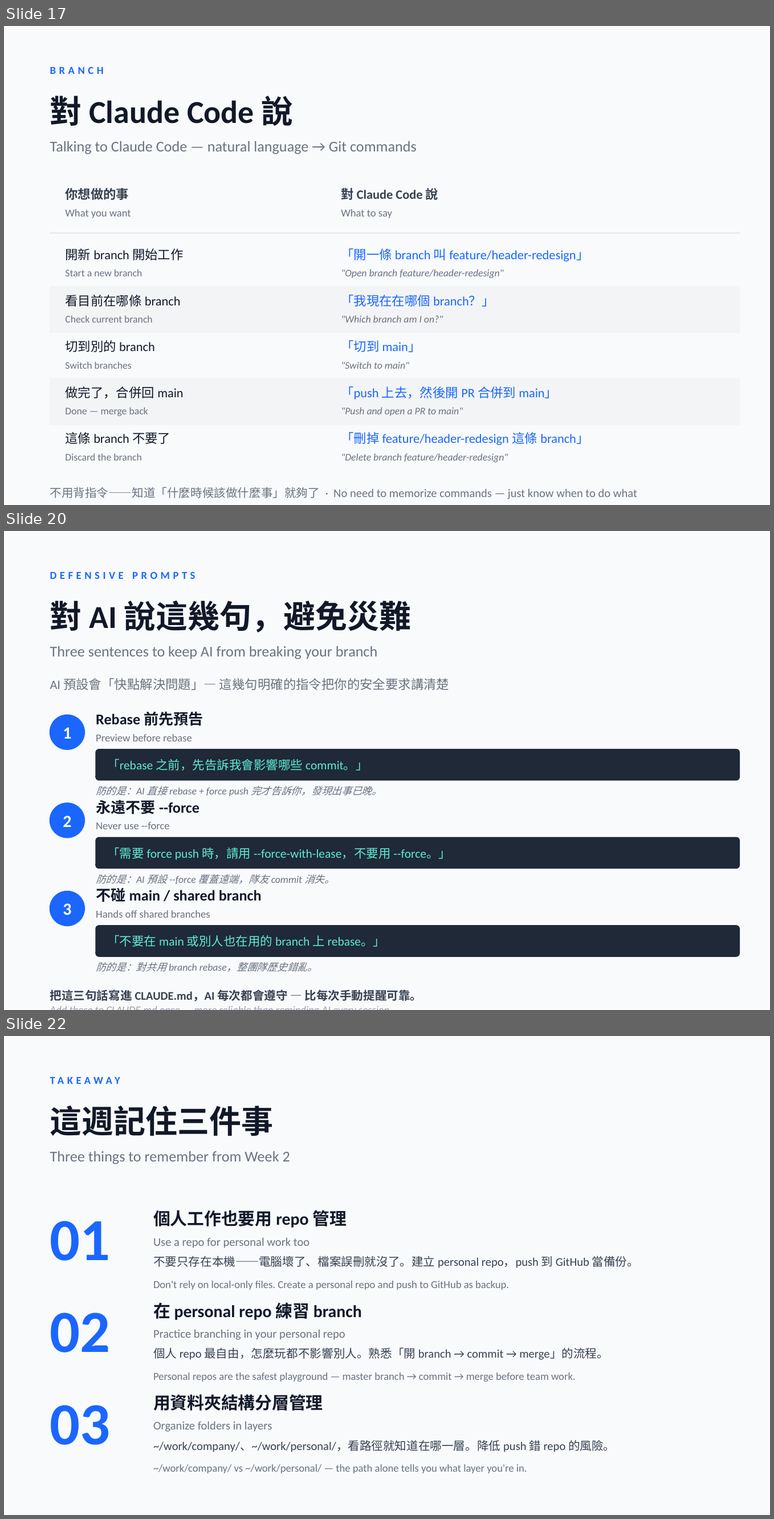
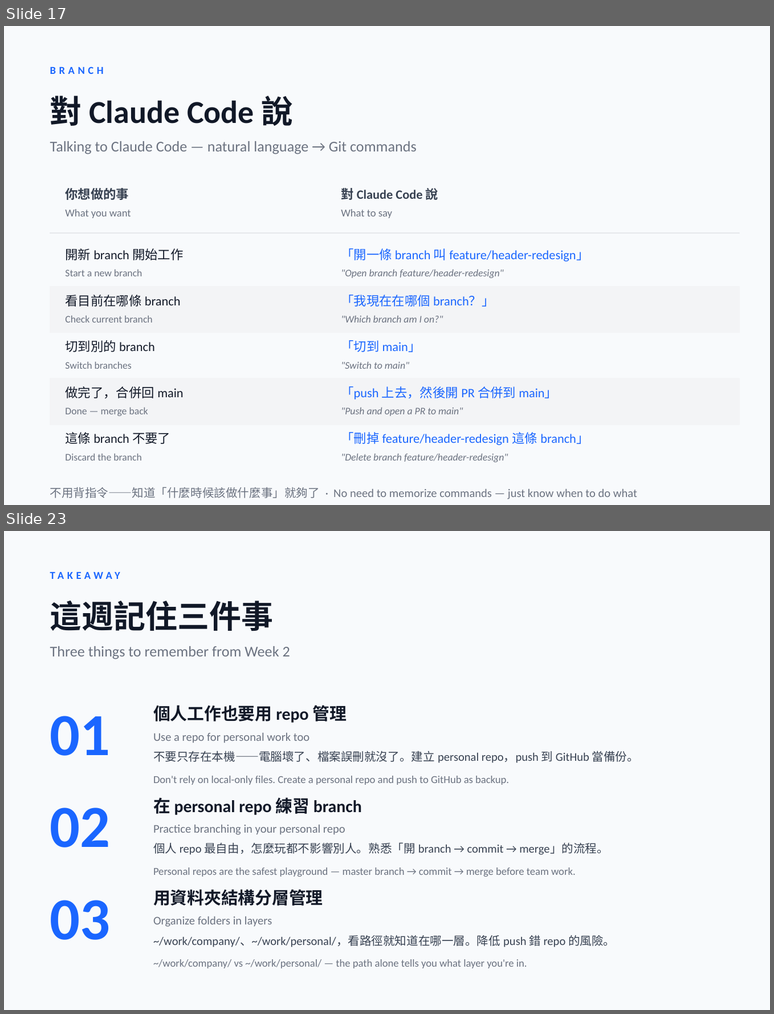
Before and after one commit to JiaWen-Shen/AI-design, a slide deck: proposals/week2-git-architecture.pptx. Shown one above the other, each under a label of ours: slides 17, 20 and 22 before the commit, slides 17 and 23 after it; the slides between them are not shown. The pictures are 774x1519 and 774x1014 pixels, drawn with LibreOffice and Linux fonts; fonts in the diff are those of the drawing. Boxes give left, top, right and bottom in pixels: in the first picture for what was removed or moved away, otherwise in the second. Text is boxed around its words. In the diff, an @@ line names an element or a change of style, - is before the commit and + after.

```diff
--- a/proposals/week2-git-architecture.pptx
+++ b/proposals/week2-git-architecture.pptx
@@ slide 20 removed at bbox=[4, 531, 770, 1010], background #F8FAFC @@
@@ text removed at bbox=[50, 571, 195, 579] @@
-DEFENSIVE PROMPTS
@@ text removed at bbox=[50, 601, 412, 632] @@
-對 AI 說這幾句，避免災難
@@ text removed at bbox=[50, 646, 377, 659] @@
-Three sentences to keep AI from breaking your branch
@@ text removed at bbox=[50, 678, 449, 690] @@
-AI 預設會「快點解決問題」— 這幾句明確的指令把你的安全要求講清楚
@@ ellipse removed at bbox=[50, 715, 84, 749] @@
@@ text removed at bbox=[96, 711, 203, 726] @@
-Rebase 前先預告
@@ text removed at bbox=[63, 727, 71, 738] @@
-1
@@ text removed at bbox=[96, 734, 192, 741] @@
-Preview before rebase
@@ rounded rectangle removed at bbox=[96, 749, 739, 780] @@
@@ text removed at bbox=[107, 759, 368, 770] @@
-「rebase 之前，先告訴我會影響哪些 commit。」
@@ text removed at bbox=[96, 786, 382, 796] @@
-防的是：AI 直接 rebase + force push 完才告訴你，發現出事已晚。
@@ ellipse removed at bbox=[50, 803, 84, 838] @@
@@ text removed at bbox=[96, 799, 200, 814] @@
-永遠不要 --force
@@ text removed at bbox=[63, 815, 71, 827] @@
-2
@@ text removed at bbox=[96, 822, 170, 829] @@
-Never use --force
@@ rounded rectangle removed at bbox=[96, 838, 739, 868] @@
@@ text removed at bbox=[107, 847, 451, 860] @@
-「需要 force push 時，請用 --force-with-lease，不要用 --force。」
@@ text removed at bbox=[96, 874, 335, 884] @@
-防的是：AI 預設 --force 覆蓋遠端，隊友 commit 消失。
@@ text removed at bbox=[96, 888, 262, 902] @@
-不碰 main / shared branch
@@ ellipse removed at bbox=[50, 891, 84, 925] @@
@@ text removed at bbox=[63, 903, 71, 915] @@
-3
@@ text removed at bbox=[96, 910, 210, 917] @@
-Hands off shared branches
@@ rounded rectangle removed at bbox=[96, 925, 739, 956] @@
@@ text removed at bbox=[107, 935, 386, 947] @@
-「不要在 main 或別人也在用的 branch 上 rebase。」
@@ text removed at bbox=[96, 962, 318, 972] @@
-防的是：對共用 branch rebase，整團隊歷史錯亂。
@@ text removed at bbox=[50, 989, 422, 1001] @@
-把這三句話寫進 CLAUDE.md，AI 每次都會遵守 — 比每次手動提醒可靠。
@@ text removed at bbox=[50, 1002, 739, 1010] @@
-Add these to CLAUDE.md once — more reliable than reminding AI every session.
@@ what was slide 22 is now slide 23 @@
```
Also in this commit, not shown: 3 slides changed, 4 slides added, 2 other slides removed, 3 other files.
